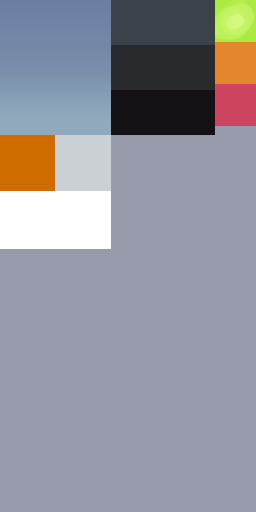
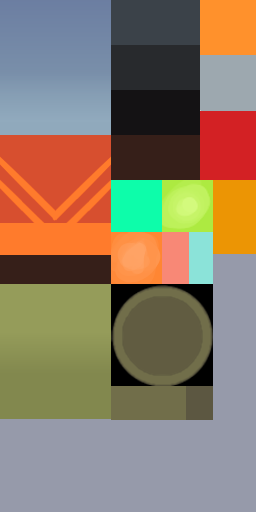
Revision of a layered 256 x 512 image; what changed, layer by layer:
painted on "Copy of Paint Layer 2" over (x1=0, y1=0, x2=256, y2=420)
